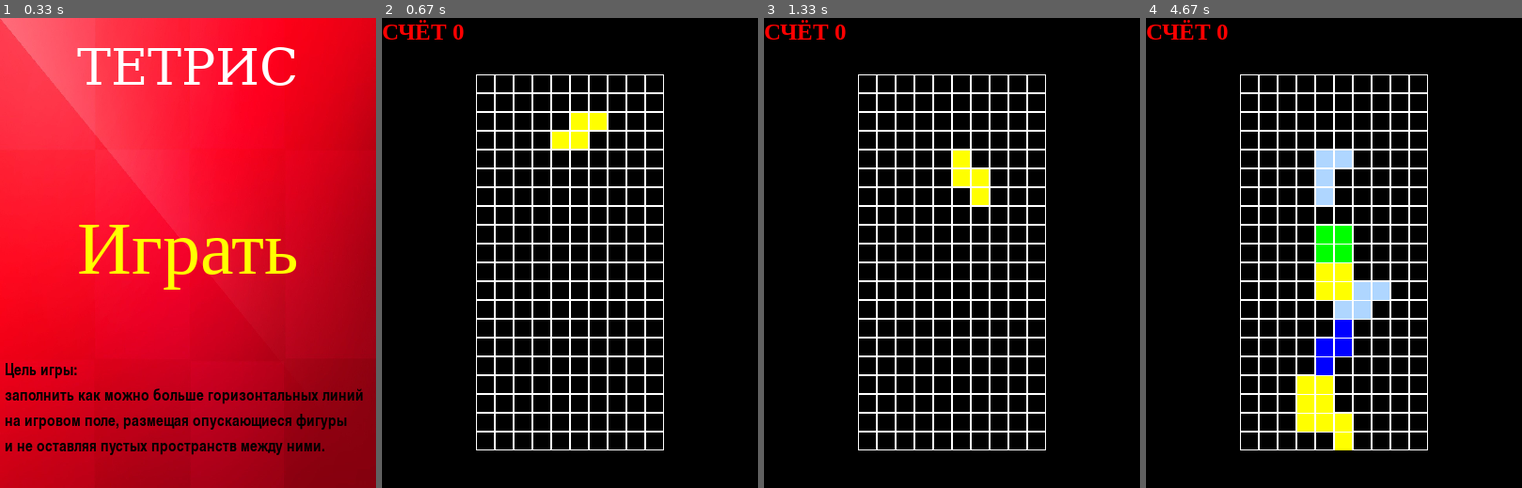
Above: before the commit, frames 1-4 (left to right).
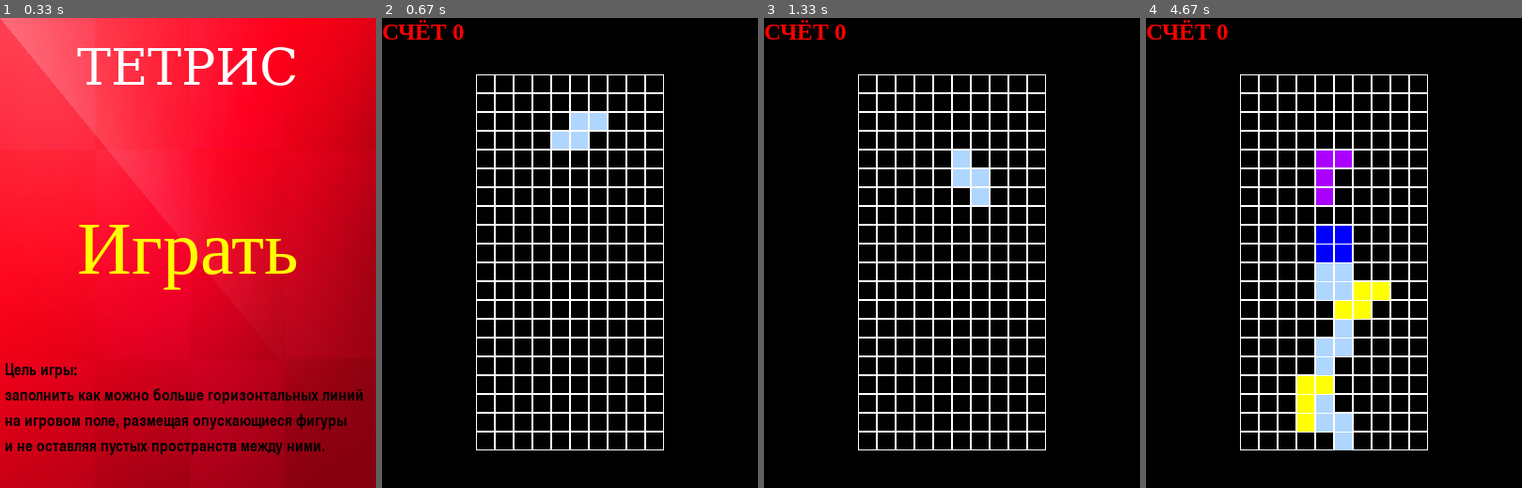
Above: after the commit, the same moments.

Repository: 61milenap/pygame
Game: pygame game, started from import pygame.py
The game is run twice, just before and just after one commit, with the same random seed, the same clock (stepped at 60 frames per second) and the same inputs.
Inputs:
- Up to frame 1 (0.33 s): no input
- Up to frame 2 (0.67 s): hold Right from 0.33 s (still down)
- Up to frame 3 (1.33 s): release Right at 0.8 s; hold Up 0.83-1.13 s; hold Right from 1.17 s (still down)
- Up to frame 4 (4.67 s): release Right at 1.63 s; hold Left 1.67-2.2 s; hold Down 2.23-2.53 s; tap Space at 2.57, 2.97, 3.4, 3.8, 4.1, 4.47 s; hold Left 2.9-3.3 s; hold Up 3.33-3.7 s; hold Right 3.73-4.37 s; hold Down from 4.4 s (still down)

Frame 1 is identical in both runs. In frame 2, 0.6% of the frame differs, in the area x 45-60%, y 20-28%; in frame 3, 0.6%; in frame 4, 4.1%, in the area x 45-65%, y 28-92%.

Commit message:
итог

Diff:
--- /dev/null
+++ b/blocks.py
@@ -0,0 +1,39 @@
+import random
+
+class Blocks:
+    x = 0
+    y = 0
+    blocks = [ [ [1, 2, 6, 10],
+                 [5, 6, 7, 9],
+                 [2, 6, 10, 11],
+                 [3, 5, 6, 7] ],
+               [ [6, 7, 9, 10],
+                 [1, 5, 6, 10] ],
+               [ [1, 4, 5, 6],
+                 [1, 4, 5, 9],
+                 [4, 5, 6, 9],
+                 [1, 5, 6, 9]] ,
+               [ [1, 2, 5, 6] ],
+               [ [1, 2, 5, 9],
+                 [0, 4, 5, 6],
+                 [1, 5, 9, 8],
+                 [4, 5, 6, 10] ],
+               [ [1, 5, 9, 13],
+                 [4, 5, 6, 7] ],
+               [[4, 5, 9, 10],
+                [2, 6, 5, 9] ] ]
+    colors_block = [(255, 0, 0), (255, 125, 0), (255, 255, 0),
+          (0, 255, 0), (175, 214, 255), (0, 0, 255),
+          (170, 0, 255)]
+    def __init__(self, x, y):
+        self.x = x
+        self.y = y
+        self.type = random.randint(0, len(self.blocks) - 1)
+        self.color = random.randint(1, len(self.colors_block) - 1)
+        self.rotation = 0
+
+    def image(self):
+        return self.blocks[self.type][self.rotation]
+
+    def rotate(self):
+        self.rotation = (self.rotation + 1) % len(self.blocks[self.type])
--- a/import pygame.py
+++ b/import pygame.py
@@ -1,7 +1,7 @@
 import os
 import sys
 import pygame
-import random
+from tetris import Tetris
 
 pygame.display.set_caption("Тетрис")
 pygame.init()
@@ -82,126 +82,6 @@
 
 start_screen()
 
-class Blocks:
-    x = 0
-    y = 0
-    blocks = [ [ [1, 2, 6, 10],
-                 [5, 6, 7, 9],
-                 [2, 6, 10, 11],
-                 [3, 5, 6, 7] ],
-               [ [6, 7, 9, 10],
-                 [1, 5, 6, 10] ],
-               [ [1, 4, 5, 6],
-                 [1, 4, 5, 9],
-                 [4, 5, 6, 9],
-                 [1, 5, 6, 9]] ,
-               [ [1, 2, 5, 6] ],
-               [ [1, 2, 5, 9],
-                 [0, 4, 5, 6],
-                 [1, 5, 9, 8],
-                 [4, 5, 6, 10] ],
-               [ [1, 5, 9, 13],
-                 [4, 5, 6, 7] ],
-               [[4, 5, 9, 10],
-                [2, 6, 5, 9] ] ]
-    def __init__(self, x, y):
-        self.x = x
-        self.y = y
-        self.type = random.randint(0, len(self.blocks) - 1)
-        self.color = random.randint(1, len(colors_block) - 1)
-        self.rotation = 0
-
-    def image(self):
-        return self.blocks[self.type][self.rotation]
-
-    def rotate(self):
-        self.rotation = (self.rotation + 1) % len(self.blocks[self.type])
-
-
-class Tetris:
-    level = 2
-    score = 0
-    poss = "НАЧАТЬ"
-    x = 100
-    y = 60
-    cell_size = 20
-    block = None
-
-    def __init__(self, height, width):
-        self.height = height
-        self.width = width
-        self.board = []
-        self.score = 0
-        self.poss = "НАЧАТЬ"
-        for _ in range(height):
-            new_line = []
-            for _ in range(width):
-                new_line.append(0)
-            self.board.append(new_line)
-
-    def new_block(self):
-        self.block = Blocks(3, 0)
-
-    def intersects(self):
-        intersection = False
-        for i in range(4):
-            for j in range(4):
-                if i * 4 + j in self.block.image():
-                    if i + self.block.y > self.height - 1 or \
-                            j + self.block.x > self.width - 1 or \
-                            j + self.block.x < 0 or \
-                            self.board[i + self.block.y][j + self.block.x] > 0:
-                        intersection = True
-        return intersection
-
-    def break_lines(self):
-        line = 0
-        for i in range(1, self.height):
-            zero = 0
-            for j in range(self.width):
-                if self.board[i][j] == 0:
-                    zero += 1
-            if zero == 0:
-                line += 1
-                for i1 in range(i, 1, -1):
-                    for j in range(self.width):
-                        self.board[i1][j] = self.board[i1 - 1][j]
-        self.score += line ** 2
-
-    def go_space(self):
-        while not self.intersects():
-            self.block.y += 1
-        self.block.y -= 1
-        self.freeze()
-
-    def go_down(self):
-        self.block.y += 1
-        if self.intersects():
-            self.block.y -= 1
-            self.freeze()
-
-    def freeze(self):
-        for i in range(4):
-            for j in range(4):
-                if i * 4 + j in self.block.image():
-                    self.board[i + self.block.y][j + self.block.x] = self.block.color
-        self.break_lines()
-        self.new_block()
-        if self.intersects():
-            self.poss = "ИГРА ОКОНЧЕНА"
-
-    def go_side(self, dx):
-        old_x = self.block.x
-        self.block.x += dx
-        if self.intersects():
-            self.block.x = old_x
-
-    def rotate(self):
-        old_rotation = self.block.rotation
-        self.block.rotate()
-        if self.intersects():
-            self.block.rotation = old_rotation
-
 running = True
 game = Tetris(20, 10)
 counter = 0
--- /dev/null
+++ b/tetris.py
@@ -0,0 +1,85 @@
+from blocks import Blocks
+
+class Tetris:
+    level = 2
+    score = 0
+    poss = "НАЧАТЬ"
+    x = 100
+    y = 60
+    cell_size = 20
+    block = None
+
+    def __init__(self, height, width):
+        self.height = height
+        self.width = width
+        self.board = []
+        self.score = 0
+        self.poss = "НАЧАТЬ"
+        for _ in range(height):
+            new_line = []
+            for _ in range(width):
+                new_line.append(0)
+            self.board.append(new_line)
+
+    def new_block(self):
+        self.block = Blocks(3, 0)
+
+    def intersects(self):
+        intersection = False
+        for i in range(4):
+            for j in range(4):
+                if i * 4 + j in self.block.image():
+                    if i + self.block.y > self.height - 1 or \
+                            j + self.block.x > self.width - 1 or \
+                            j + self.block.x < 0 or \
+                            self.board[i + self.block.y][j + self.block.x] > 0:
+                        intersection = True
+        return intersection
+
+    def break_lines(self):
+        line = 0
+        for i in range(1, self.height):
+            zero = 0
+            for j in range(self.width):
+                if self.board[i][j] == 0:
+                    zero += 1
+            if zero == 0:
+                line += 1
+                for i1 in range(i, 1, -1):
+                    for j in range(self.width):
+                        self.board[i1][j] = self.board[i1 - 1][j]
+        self.score += line ** 2
+
+    def go_space(self):
+        while not self.intersects():
+            self.block.y += 1
+        self.block.y -= 1
+        self.freeze()
+
+    def go_down(self):
+        self.block.y += 1
+        if self.intersects():
+            self.block.y -= 1
+            self.freeze()
+
+    def freeze(self):
+        for i in range(4):
+            for j in range(4):
+                if i * 4 + j in self.block.image():
+                    self.board[i + self.block.y][j + self.block.x] = self.block.color
+        self.break_lines()
+        self.new_block()
+        if self.intersects():
+            self.poss = "ИГРА ОКОНЧЕНА"
+
+    def go_side(self, dx):
+        old_x = self.block.x
+        self.block.x += dx
+        if self.intersects():
+            self.block.x = old_x
+
+    def rotate(self):
+        old_rotation = self.block.rotation
+        self.block.rotate()
+        if self.intersects():
+            self.block.rotation = old_rotation
Not shown, removed: tempCodeRunnerFile.python
